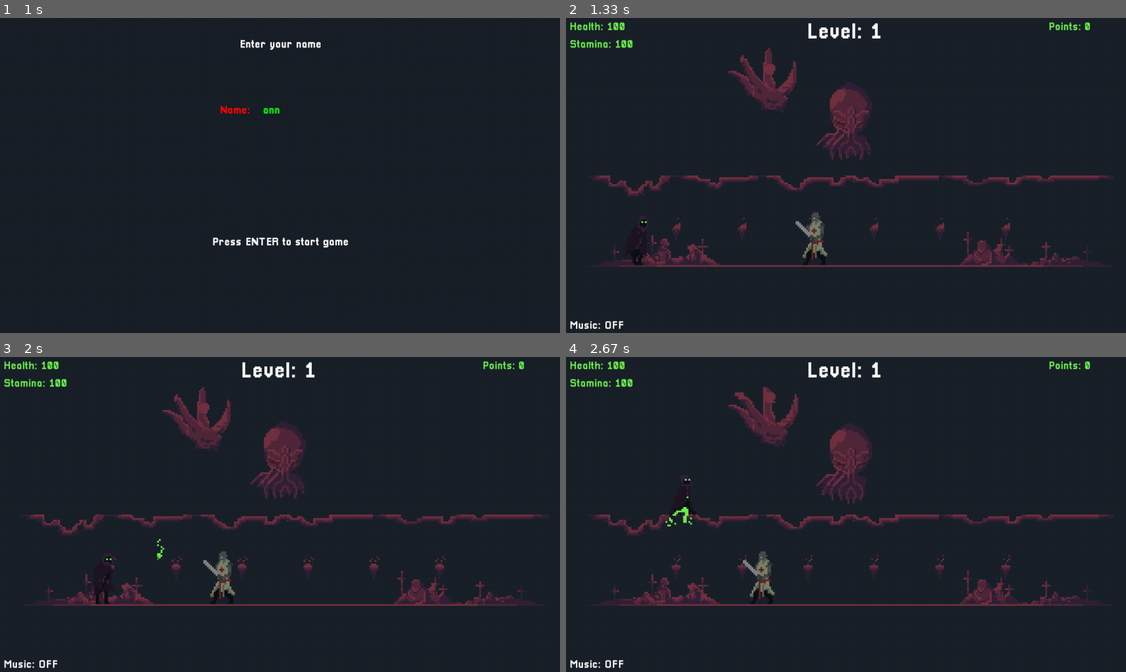
Above: before the commit, frames 1-4 (two rows, left to right).
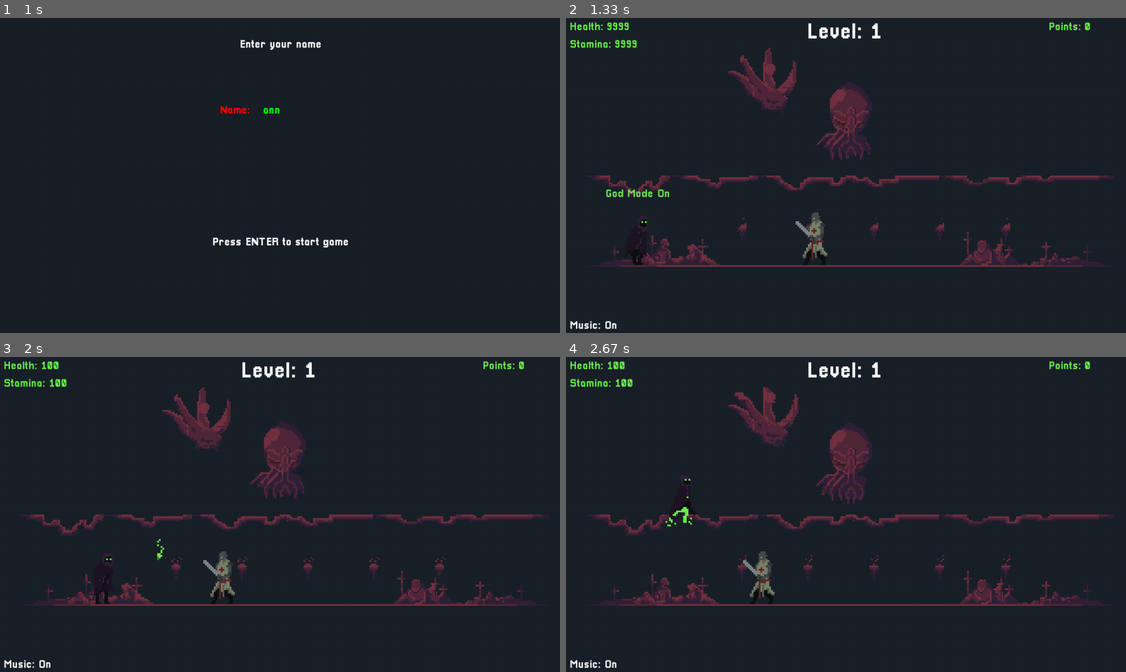
Above: after the commit, the same moments.

Repository: devdelacruz/PyGame-Necromancer
Game: pygame game, started from Main.py
Same seed, same stepped clock (60 frames per second), same inputs: the game is played once before the commit and once after it.
Inputs:
- Up to frame 1 (1 s): tap Enter at 0.33 s; type "ann" at 0.67 s
- Up to frame 2 (1.33 s): tap Enter at 1 s; hold P from 1.22 s (still down); hold D from 1.22 s (still down)
- Up to frame 3 (2 s): release P at 1.68 s; release D at 1.68 s; hold O from 1.77 s (still down); hold D from 1.77 s (still down); tap J at 1.83 s
- Up to frame 4 (2.67 s): tap J at 2.13, 2.38 s; release O at 2.23 s; release D at 2.23 s; hold D from 2.32 s (still down); tap Space at 2.47 s

Frame 1 is identical in both runs. In frame 2, 0.4% of the frame differs, in the area x 7-21%, y 1-99%; in frame 3, less than 0.1%; in frame 4, less than 0.1%.

Commit message:
Fix Threading

Diff:
--- a/Menu.py
+++ b/Menu.py
@@ -168,6 +168,14 @@
             self.game.draw_text(" Use SPACE to jump.", 20, 625, 400)
             self.game.draw_text(" Use LEFT SHIFT to dash.", 20, 625, 440)
             self.game.draw_text(" Use J to attack.", 20, 625, 480)
+            self.game.draw_text(" System Debug Controls:", 20, 250, 360)
+            self.game.draw_text(" Use P to Toggle GodMode", 20, 250, 390)
+            self.game.draw_text(" Use O to Un-Toggle GodMode", 20, 250, 410)
+            self.game.draw_text(" Use M to Turn Music On/Off GodMode", 20, 250, 430)
+            self.game.draw_text(" Graphics Debug Controls:", 20, 1000, 360)
+            self.game.draw_text(" Hold G to show Playable Grid", 20, 1000, 390)
+            self.game.draw_text(" Hold H to show Hitboxes", 20, 1000, 410)
+            self.game.draw_text(" Hold V to show Tile Maps", 20, 1000, 430)
             self.game.draw_text(" BACKSPACE or ENTER to go back.", 20, 1110, 705)
             self.blit_screen()
 
@@ -209,9 +217,9 @@
                 self.game.curr_menu = self.game.main_menu
                 self.run_display = False
             self.game.display.fill(self.game.BLUE)
-            self.game.draw_text('Credits: TEAM SCIPY', 20, self.game.DISPLAY_W / 2, self.game.DISPLAY_H / 2 - 20)
+            self.game.draw_text('NECROMANCER', 20, self.game.DISPLAY_W / 2, self.game.DISPLAY_H / 2 - 20)
             self.game.draw_text('Developers:', 20, self.game.DISPLAY_W / 2, self.game.DISPLAY_H / 2 + 30)
-            self.game.draw_text('Kyle', 20, self.game.DISPLAY_W / 2, self.game.DISPLAY_H / 2 + 50)
-            self.game.draw_text('Jemaica', 20, self.game.DISPLAY_W / 2, self.game.DISPLAY_H / 2 + 70)
+            self.game.draw_text('Dela Cruz, Prince Kyle', 20, self.game.DISPLAY_W / 2, self.game.DISPLAY_H / 2 + 50)
+            self.game.draw_text('Mon, Jemaica', 20, self.game.DISPLAY_W / 2, self.game.DISPLAY_H / 2 + 70)
             self.game.draw_text(" BACKSPACE or ENTER to go back.", 20, 1110, 705)
             self.blit_screen()
--- a/Necromancer.py
+++ b/Necromancer.py
@@ -3,6 +3,7 @@
 from numpy import random
 import sys
 import csv
+import threading
 from datetime import datetime
 from drawPlayground import drawPg
 from drawTile import drawTl
@@ -20,6 +21,7 @@
 clock = pygame.time.Clock()
 now = datetime.now()
 sfx = True
+
 
 def Start():
     # display game window
@@ -356,7 +358,50 @@
     wall4 = pygame.image.load('assets/Pixel/Sprites/BG/Floor/Wall/Wall4.png')
     wall5 = pygame.image.load('assets/Pixel/Sprites/BG/Floor/Wall/Wall5.png')
     wall6 = pygame.image.load('assets/Pixel/Sprites/BG/Floor/Wall/Wall6.png')
-    headCthulu = pygame.image.load('assets/Pixel/Sprites/BG/Floor/Head.png')
+
+    # headCthulu = pygame.image.load('assets/Pixel/Sprites/BG/Floor/Head.png')
+
+    def ThreadSprites():
+        th1 = threading.Thread(target=torchBG.draw)
+        th2 = threading.Thread(target=Cthulu.draw)
+        th1.start()
+        th2.start()
+
+    def ThreadEnemy():
+        th3 = threading.Thread(target=enemyFollow)
+        th3.start()
+
+    def ThreadPlayer():
+        th4 = threading.Thread(target=necromancer.draw)
+        th4.start()
+
+    def floorDraw():
+        win.blit(floor_BGEnd, (50, 400))
+        win.blit(floor_BGMid, (200, 400))
+        win.blit(floor_BGMid, (300, 400))
+        win.blit(floor_BGMid, (400, 400))
+        win.blit(floor_BGMid, (500, 400))
+        win.blit(floor_BGMid, (600, 400))
+        win.blit(floor_BGMid, (700, 400))
+        win.blit(floor_BGMid, (800, 400))
+        win.blit(floor_BGEnd2, (1050, 400))
+        win.blit(floor_BGMid, (900, 400))
+        win.blit(wall1, (50, 280))
+        win.blit(wall2, (250, 280))
+        win.blit(wall3, (450, 280))
+        win.blit(wall4, (650, 280))
+        win.blit(wall5, (850, 280))
+        win.blit(wall6, (1050, 280))
+
+    def floorCorpse():
+        win.blit(floor_Man1, (100, 400))
+        win.blit(floor_Man2, (50, 400))
+        win.blit(floor_Man3, (1050, 400))
+        win.blit(floor_Man4, (1000, 400))
+        win.blit(floor_Man5, (900, 400))
+        win.blit(floor_Man6, (170, 400))
+        win.blit(floor_Man7, (850, 400))
+        # win.blit(Head, (550, 100))
 
     class torch:
         def __init__(self, torch_x, torch_y):
@@ -365,7 +410,7 @@
             self.torchCount = 0
             self.torch1 = True
 
-        def draw(self, win):
+        def draw(self):
             if self.torchCount + 1 >= 30:
                 self.torchCount = 0
 
@@ -390,7 +435,7 @@
             self.headCount = 0
             self.isHead = True
 
-        def draw(self, win):
+        def draw(self):
             if self.headCount + 1 >= 30:
                 self.headCount = 0
 
@@ -414,10 +459,10 @@
 
         def drawMusic(self):
             if self.IsPaused:
-                SFX = Pixel.render("Music: ON", True, (252, 252, 252))
+                SFX = Pixel.render("Music: OFF", True, (252, 252, 252))
                 win.blit(SFX, (10, 690))
             else:
-                SFX = Pixel.render("Music: OFF", True, (252, 252, 252))
+                SFX = Pixel.render("Music: On", True, (252, 252, 252))
                 win.blit(SFX, (10, 690))
 
     class levelIn:
@@ -436,7 +481,7 @@
             self.gameOverCount = 0
             self.date = now
 
-        def draw(self, win):
+        def draw(self):
 
             if self.gameOverCount + 1 >= 30:
                 self.gameOverCount = 0
@@ -445,13 +490,13 @@
                 win.blit(enemy_death[self.gameOverCount // 3], (self.x, self.y))
 
             self.gameOverCount += 1
+
     # Fonts
     # celticRune = pygame.font.Font("assets/Fonts/CelticRune.ttf", 25)
     # ancientRune = pygame.font.Font("assets/Fonts/AncientRunes.ttf", 25)
     Pixel = pygame.font.Font("assets/Fonts/Pixel.ttf", 25)
     Pixel2 = pygame.font.Font("assets/Fonts/Pixel.ttf", 50)
     Pixel3 = pygame.font.Font("assets/Fonts/Pixel.ttf", 100)
-
 
     # character attributes
     class player:
@@ -514,7 +559,10 @@
             self.jumpDashCount = 0
             self.hurtCount = 0
 
-        def draw(self, win):
+            # Debugs
+            self.godMode = False
+
+        def draw(self):
 
             # Attack counter loop limit
             if self.attackCount + 1 >= 30:
@@ -608,6 +656,12 @@
             self.jumpDashCount += 1
             self.hurtCount += 1
 
+        def godModeToggle(self):
+
+            if self.godMode:
+                GodMode = Pixel.render("God Mode On", True, (107, 238, 77))
+                win.blit(GodMode, (self.player_x + 25, self.player_y - 10))
+
     def damageHandler():
         # Player touch damage
         if not crusader.isDead:
@@ -726,7 +780,7 @@
             self.hurtCount = 0
             self.dyingCount = 0
 
-        def draw(self, win):
+        def draw(self):
 
             if self.idleCount + 1 >= 30:
                 self.idleCount = 0
@@ -882,7 +936,7 @@
     def spawnEnemy():
         x = random.randint(0, 1200)
         crusader.enemy_x = x
-        crusader.draw(win)
+        crusader.draw()
         crusader.health = 100
         crusader.health += 50
         crusader.enemy_v += 1
@@ -892,7 +946,7 @@
 
     def nextLevel():
         if not crusader.isDead:
-            crusader.draw(win)
+            crusader.draw()
         elif crusader.isDead:
             necromancer.levelCounter += 1
             spawnEnemy()
@@ -1020,7 +1074,7 @@
             s.set_alpha(150)
             win.blit(s, (0, 0))
 
-            gO.draw(win)
+            gO.draw()
 
             drawText = Pixel2.render('Game Over', True, (255, 255, 255))
             win.blit(drawText, ((1280 / 2) - (drawText.get_width() / 2), 50))
@@ -1077,52 +1131,23 @@
             pygame.display.update()
             clock.tick(30)
 
-    def floorDraw():
-        win.blit(floor_BGEnd, (50, 400))
-        win.blit(floor_BGMid, (200, 400))
-        win.blit(floor_BGMid, (300, 400))
-        win.blit(floor_BGMid, (400, 400))
-        win.blit(floor_BGMid, (500, 400))
-        win.blit(floor_BGMid, (600, 400))
-        win.blit(floor_BGMid, (700, 400))
-        win.blit(floor_BGMid, (800, 400))
-        win.blit(floor_BGEnd2, (1050, 400))
-        win.blit(floor_BGMid, (900, 400))
-        win.blit(wall1, (50, 280))
-        win.blit(wall2, (250, 280))
-        win.blit(wall3, (450, 280))
-        win.blit(wall4, (650, 280))
-        win.blit(wall5, (850, 280))
-        win.blit(wall6, (1050, 280))
-
-    def floorCorpse():
-        win.blit(floor_Man1, (100, 400))
-        win.blit(floor_Man2, (50, 400))
-        win.blit(floor_Man3, (1050, 400))
-        win.blit(floor_Man4, (1000, 400))
-        win.blit(floor_Man5, (900, 400))
-        win.blit(floor_Man6, (170, 400))
-        win.blit(floor_Man7, (850, 400))
-        # win.blit(Head, (550, 100))
-
     def redrawGameWindow():
         win.fill((26, 33, 41))
+        ThreadSprites()
         floorCorpse()
-        torchBG.draw(win)
-        Cthulu.draw(win)
         floorDraw()
         nextLevel()
-        necromancer.draw(win)
+        # necromancer.draw()
+        ThreadPlayer()
         musicPause.drawMusic()
         playerHealth()
         playerStamina()
         playerDamageHealth()
         enemyDamageHealth()
-
         pointsHandler()
         levelIndicator()
-
         debugKeys()
+        necromancer.godModeToggle()
         pygame.display.update()
 
     # Main Loop
@@ -1393,6 +1418,18 @@
             toggleTiles = True
         else:
             toggleTiles = False
+        if keys[pygame.K_p]:
+            necromancer.health = 9999
+            necromancer.maxHealth = 9999
+            necromancer.stamina = 9999
+            necromancer.maxStamina = 9999
+            necromancer.godMode = True
+        if keys[pygame.K_o]:
+            necromancer.health = 100
+            necromancer.maxHealth = 100
+            necromancer.stamina = 100
+            necromancer.maxStamina = 100
+            necromancer.godMode = False
 
         # Damage Cooldown
         if necromancer.damageImmune:
@@ -1406,7 +1443,7 @@
             damageHandler()
 
         # Enemy Handlers
-        enemyFollow()
+        ThreadEnemy()
         redrawGameWindow()
 
     pygame.quit()
--- a/TestLinearSearch.py
+++ b/TestLinearSearch.py
@@ -11,21 +11,52 @@
 #             if i.startswith(pre):
 #                 yield i
 
-lst = []
-num = int(input("Enter size of the list"))
-for n in range(num):
-    numbers = int(input("Enter any number: "))
-    lst.append(numbers)
+# lst = []
+# num = int(input("Enter size of the list"))
+# for n in range(num):
+#     numbers = int(input("Enter any number: "))
+#     lst.append(numbers)
+#
+# found = False
+#
+# x = int(input("Enter a number to be searched: "))
+#
+# for i in range(len(lst)):
+#     if x == lst[i]:
+#         found = True
+#         print("Element is found at %d" % i)
+#         break
+#
+# if not found:
+#     print("Not found")
 
-found = False
 
-x = int(input("Enter a number to be searched: "))
+# import threading
 
-for i in range(len(lst)):
-    if x == lst[i]:
-        found = True
-        print("Element is found at %d" % i)
-        break
 
-if not found:
-    print("Not found")
+# def runthreads():
+#     th1 = threading.Thread(target=count1)
+#     th1.start()
+#     th1 = threading.Thread(target=count2)
+#     th1.start()
+#
+#
+# def count1():
+#     print("Start of Count1")
+#     for i in range(100000000):
+#         print(i)
+#     print("End")
+#
+#
+# def count2():
+#     print("Start of Count2")
+#     for i in range(100000000):
+#         print(i)
+#     print("End")
+
+#
+# if __name__ == "__main__":
+#     runthreads()
+
+for i in range(10000000000):
+    print(i)
--- a/gamelogs.csv
+++ b/gamelogs.csv
@@ -65,3 +65,5 @@
 asd,50,1,2021-05-28 17:11:00.079982,v0.1.7
 
 Latest,7400,8,2021-07-02 09:07:08.374527,v0.1.7
+
+asd,0,1,2021-07-30 16:03:40.164333,v0.1.8
